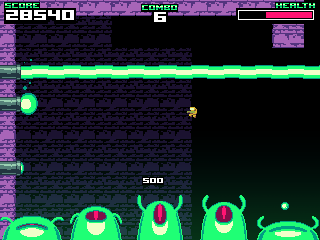
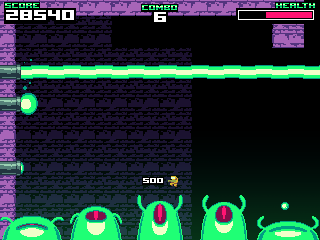
The second 320x240 image is a revision of the first. Changes to its layers:
painted on "player" over [168, 107, 197, 187]
